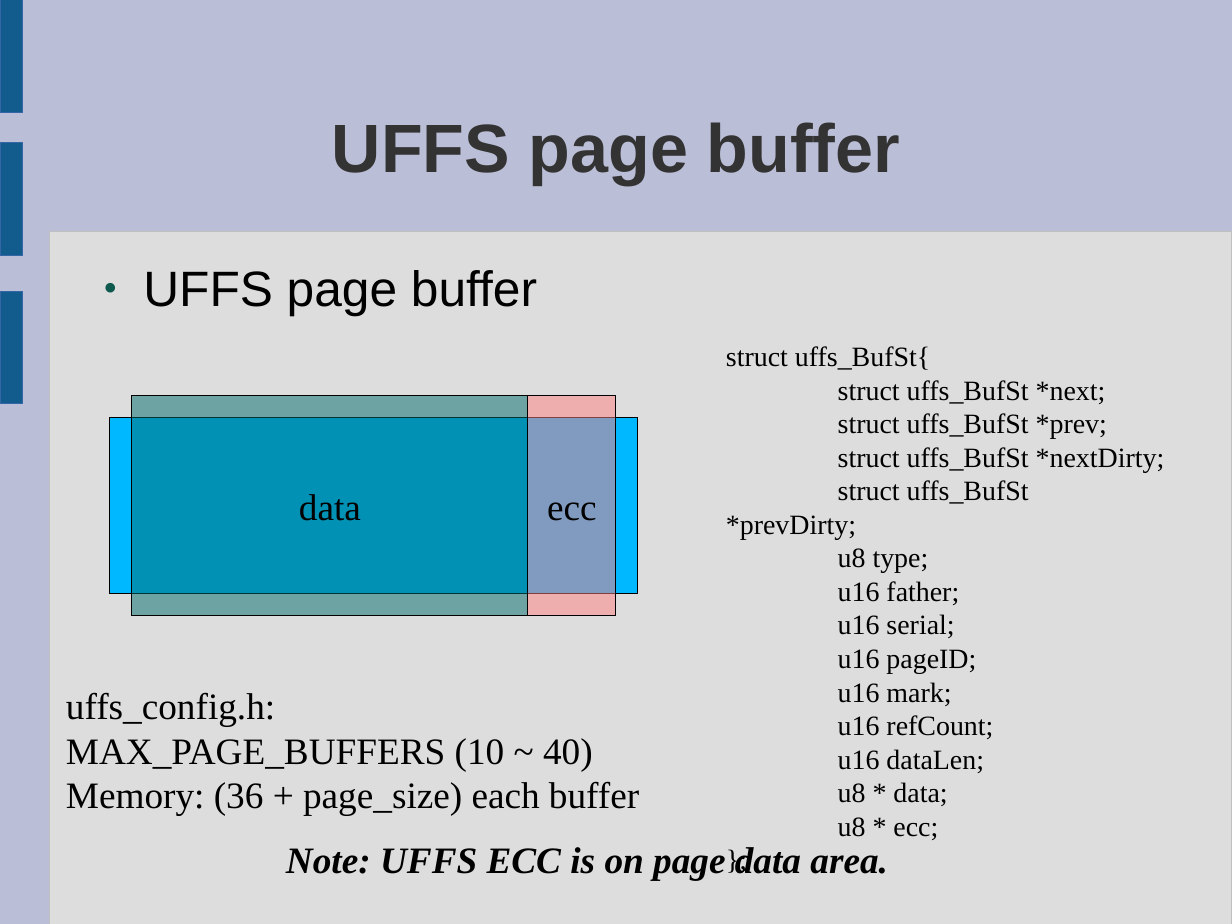
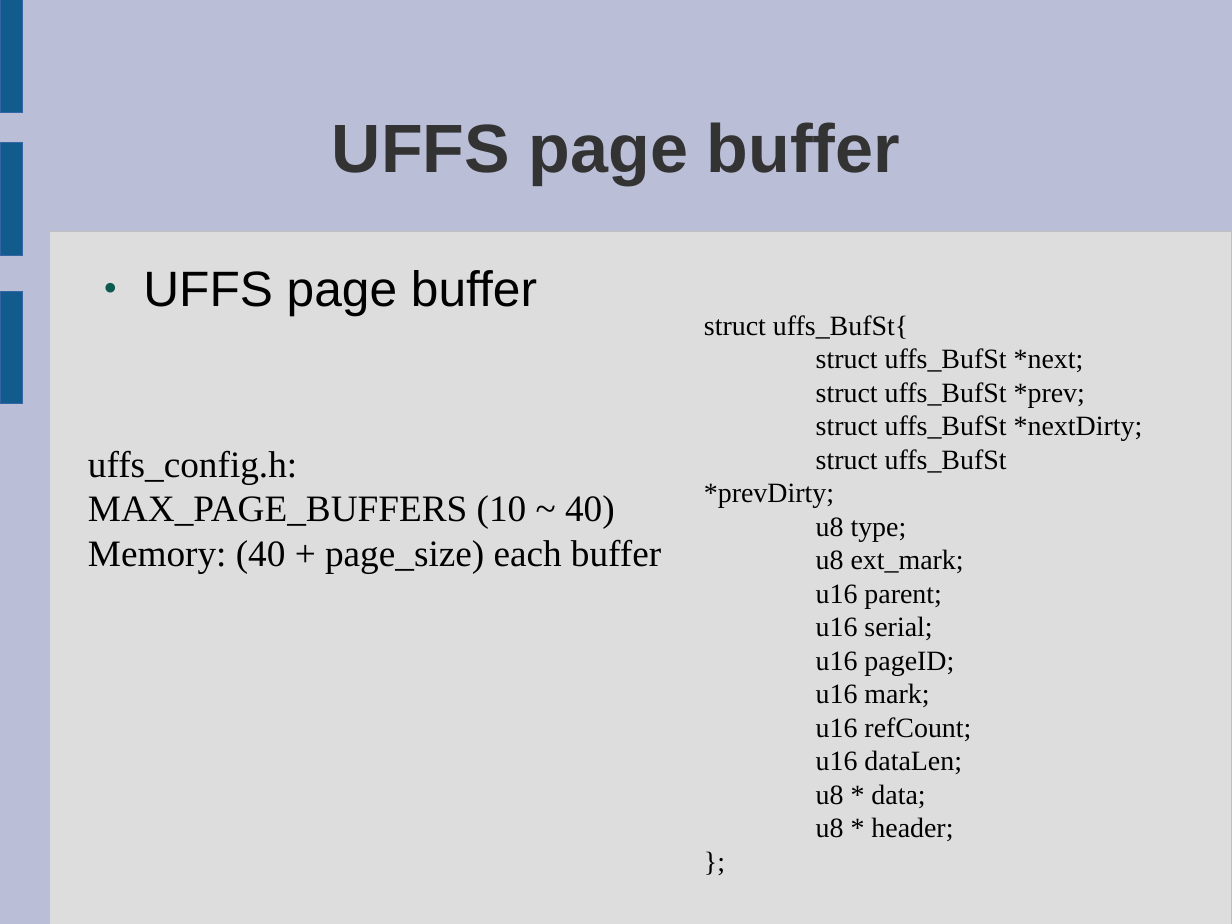
Before and after one commit to rickyzheng/uffs, a slide deck: slide 16 of doc/Understanding-UFFS.odp. Drawn at 1232x924 pixels with LibreOffice and Linux fonts; fonts in the diff are those of the drawing. Boxes give left, top, right and bottom in pixels: in the first picture for what was removed or moved away, otherwise in the second. Text is boxed around its words. In the diff, an @@ line names an element or a change of style, - is before the commit and + after.

```diff
--- a/doc/Understanding-UFFS.odp
+++ b/doc/Understanding-UFFS.odp
@@ text "struct uffs_BufSt{": place and size @@
-text "struct uffs_BufSt{" at <box>726,346,1165,840</box>
+text "struct uffs_BufSt{" at <box>704,315,1143,841</box>
@@ rectangle removed at <box>110,418,637,594</box> @@
@@ rectangle removed at <box>132,396,528,616</box> @@
-data
@@ rectangle removed at <box>528,396,616,616</box> @@
-ecc
@@ text "uffs_config.h:": place and size @@
-text "uffs_config.h:" at <box>66,692,639,816</box>
+text "uffs_config.h:" at <box>88,450,661,573</box>
@@ text at <box>88,539,661,573</box>: text changed @@
-Memory: (36 + page_size) each buffer
+Memory: (40 + page_size) each buffer
@@ text at <box>816,549,964,608</box>: text changed @@
-u16 father;
+u8 ext_mark;
+u16 parent;
@@ text at <box>816,817,953,841</box>: text changed @@
-u8 * ecc;
+u8 * header;
@@ text removed at <box>286,847,888,880</box> @@
-Note: UFFS ECC is on page data area.
```
Also in this commit, not shown: 10 other slides changed, 1 slide added, 19 other files.
